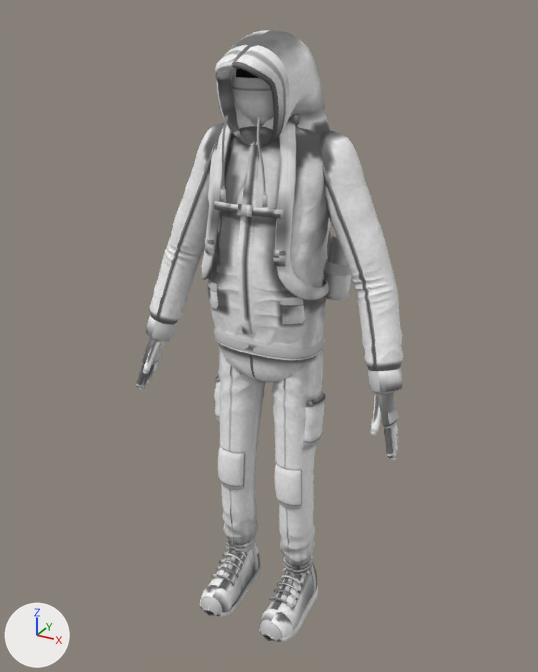
A saved change to the glTF model vx/game/models/writer.glb.
Camera for both pictures: a 50 mm lens placed at (0.357, -0.705, 0.712), pointed at (-0.022, -0.016, 0.368). The lights are fixed; the arrows at lower left show +X, +Y and +Z. The first picture is the older version. Vertices at exactly the same position are counted once.

The first picture shows 'SM_Char_Writer_Body', 'SM_Char_Writer_Hood', 'SM_Char_Writer_Pack' and 1 more.
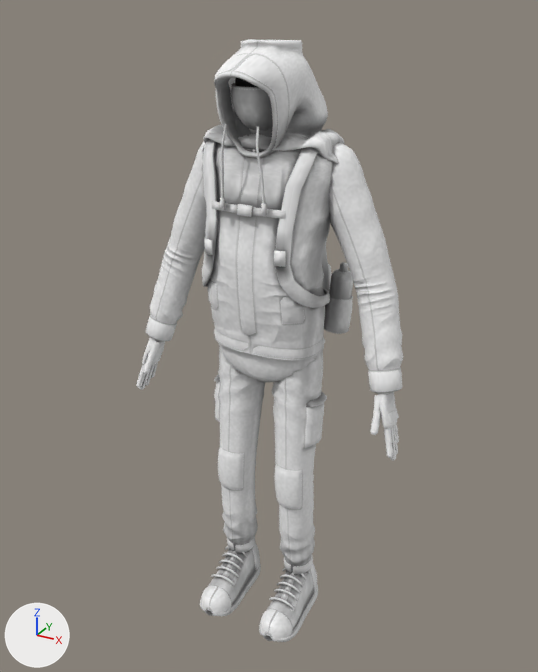
Commit message: GAME: character pass 3: the neck from behind: a hood that drapes onto square shoulders

What differs and where, as boxes [x1, y1, x2, y2] in the pictures (538 x 672 px; the box of a moved part takes in the faces that stretch with it):
'SM_Char_Writer_Body', reshaped
    before: [136, 69, 403, 642]
    after: [136, 78, 403, 642]
'SM_Char_Writer_Hood', reshaped (24% wider, 7% taller)
    before: [215, 30, 330, 147]
    after: [202, 39, 345, 164]
'SM_Char_Writer_Pack', reshaped
    before: [201, 114, 352, 300]
    after: [202, 139, 353, 334]
part 1 of me_sm_char_writer_body, moved or reshaped
    before: [232, 74, 274, 122]
    after: [231, 83, 273, 130]
part 2 of me_sm_char_writer_body, moved or reshaped (mostly hidden)
    before: [250, 120, 266, 126]
    after: [249, 128, 266, 135]
part 3 of me_sm_char_writer_body, moved or reshaped
    before: [183, 69, 378, 307]
    after: [183, 78, 378, 290]
part 4 of me_sm_char_writer_body, surface changed
    before: [149, 124, 403, 371]
    after: [149, 142, 403, 371]
part 5 of me_sm_char_writer_hood, rebuilt (24% wider, 7% taller)
    before: [215, 30, 330, 147]
    after: [202, 39, 345, 164]
part 6 of me_sm_char_writer_hood, rebuilt
    before: [215, 45, 290, 142]
    after: [215, 54, 289, 155]
part 7 of me_sm_char_writer_pack, moved or reshaped
    before: [323, 258, 352, 300]
    after: [324, 295, 353, 334]
part 8 of me_sm_char_writer_pack, moved or reshaped
    before: [328, 234, 348, 265]
    after: [329, 269, 353, 300]
part 9 of me_sm_char_writer_pack, moved or reshaped (not visible before)
    after: [339, 262, 348, 272]
part 10 of me_sm_char_writer_pack, moved or reshaped (mostly hidden)
    before: [213, 114, 331, 272]
    after: [203, 139, 332, 291]
part 11 of me_sm_char_writer_pack, surface changed
    before: [201, 114, 329, 300]
    after: [202, 157, 330, 308]

The edits, one by one:
Material 'Cotton' (mat_cotton) is new.
Uses the picture img_writer_atlas.
Uses the picture img_writer_normal.
me_sm_char_writer_body is used by ob_sm_char_writer_body; location (0.0, 0.0, 0.0).
me_sm_char_writer_body had 25578 vertices, 49720 faces and spanned x -0.186..0.152, y -0.104..0.023, z -0.001..0.687.
me_sm_char_writer_body now has 25793 vertices, 50144 faces and spans x -0.186..0.152, y -0.104..0.024, z -0.001..0.68.
me_sm_char_writer_body part 1: the loose piece of 250 vertices spanning x -0.048..0.014, y -0.069..-0.024, z 0.607..0.653 is moved by (0.0, -0.002, -0.008).
me_sm_char_writer_body part 2: the loose piece of 120 vertices spanning x -0.038..0.004, y -0.05..0.001, z 0.581..0.631 is moved by (0.0, -0.002, -0.008).
me_sm_char_writer_body part 3: 1584 vertices moved from x -0.132..0.098, y -0.074..0.022, z 0.465..0.655 to x -0.133..0.099, y -0.074..0.023, z 0.465..0.655; 967 vertices removed from x -0.085..0.051, y -0.075..0.023, z 0.437..0.687; 1182 vertices added at x -0.094..0.059, y -0.074..0.024, z 0.437..0.68.
me_sm_char_writer_body part 4: 5550 kept faces spanning x -0.178..0.144, y -0.068..0.022, z 0.344..0.595 get new texture (UV) coordinates.
me_sm_char_writer_hood is used by ob_sm_char_writer_hood; location (0.0, 0.0, 0.0).
me_sm_char_writer_hood had 1520 vertices, 2880 faces and spanned x -0.0805..0.0463, y -0.095..0.0342, z 0.5808..0.6931.
me_sm_char_writer_hood no longer uses material mat_hoodie.
me_sm_char_writer_hood now has 2064 vertices, 3936 faces and spans x -0.0971..0.064, y -0.0968..0.0313, z 0.5664..0.6844.
me_sm_char_writer_hood part 5: the loose piece of 1320 vertices spanning x -0.0805..0.0463, y -0.095..0.0342, z 0.5808..0.6931 is rebuilt with 1824 vertices and now spans x -0.0971..0.064, y -0.0968..0.0313, z 0.5664..0.6844, in mat_cotton.
me_sm_char_writer_hood part 6: the loose piece of 200 vertices spanning x -0.0569..0.0222, y -0.0924..-0.0471, z 0.5852..0.6819 is rebuilt with 240 vertices and now spans x -0.057..0.0224, y -0.0942..-0.0509, z 0.5772..0.674, in mat_cotton.
me_sm_char_writer_hood gains material mat_cotton.
me_sm_char_writer_pack is used by ob_sm_char_writer_pack; location (0.0, 0.0, 0.0).
me_sm_char_writer_pack had 2484 vertices, 4898 faces and spanned x -0.095..0.061, y -0.081..0.055, z 0.414..0.619.
me_sm_char_writer_pack now has 2484 vertices, 4898 faces and spans x -0.095..0.06, y -0.081..0.057, z 0.372..0.597.
me_sm_char_writer_pack part 7: the loose piece of 169 vertices spanning x 0.027..0.061, y 0.005..0.037, z 0.414..0.459 is moved by (0.0, 0.007, -0.042).
me_sm_char_writer_pack part 8: the loose piece of 242 vertices spanning x 0.03..0.06, y 0.008..0.035, z 0.416..0.487 is moved by (0.0, 0.007, -0.042).
me_sm_char_writer_pack part 9: the loose piece of 66 vertices spanning x 0.043..0.053, y 0.018..0.028, z 0.486..0.496 is moved by (0.0, 0.007, -0.042).
me_sm_char_writer_pack part 10: 1402 of 2484 vertices moved; they spanned x -0.087..0.053, y -0.078..0.055, z 0.422..0.619 and now span x -0.088..0.054, y -0.079..0.057, z 0.38..0.597; mean shift (0.0, -0.001, -0.03); largest move (-0.038, 0.054, 0.523) -> (-0.038, 0.037, 0.481).
me_sm_char_writer_pack part 11: 736 kept faces spanning x -0.088..0.054, y -0.079..0.026, z 0.42..0.597 get new texture (UV) coordinates.
Other edits to the shape of me_sm_char_writer_pack do not show in these pictures.
